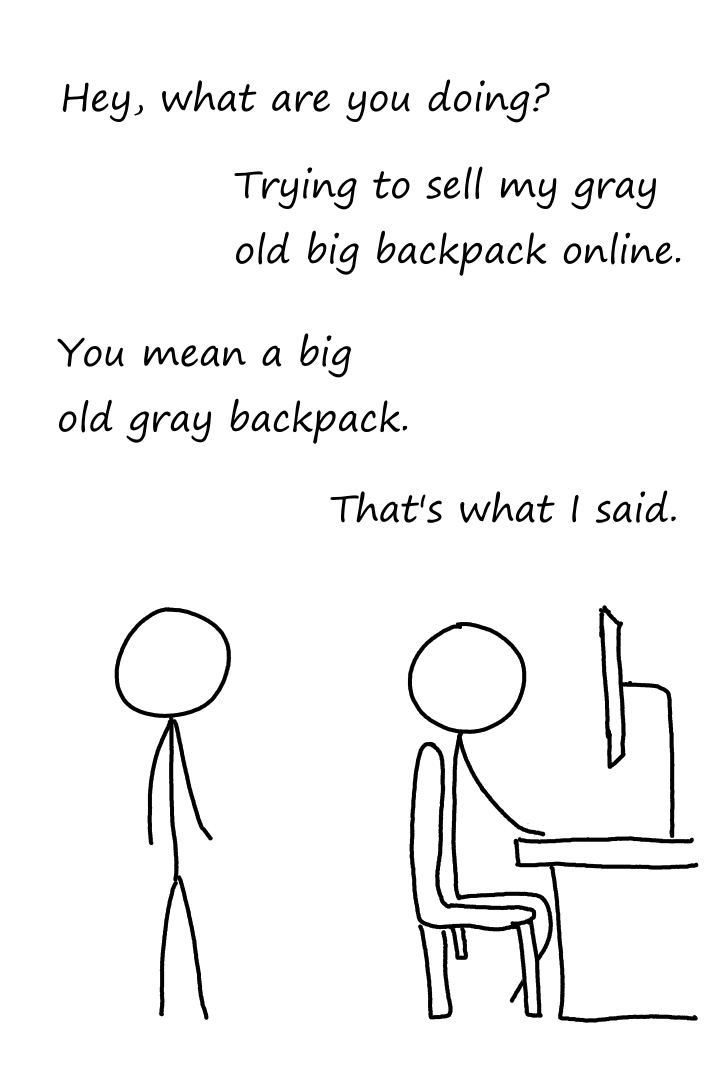
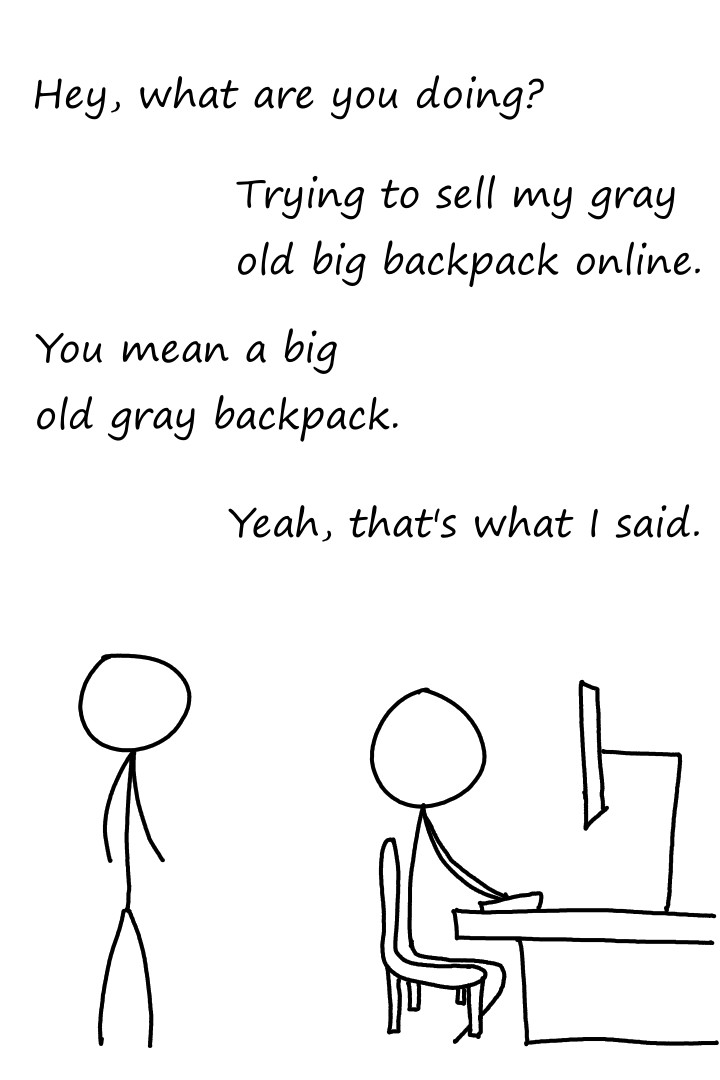
Before/after of a (720, 1080) layered artwork. What changed in the layer stack:
renamed "Computer" to "Paint Layer 1", painted on it over [78, 605, 719, 1048]
removed layer "Chair" over [375, 682, 567, 1047]
removed layer "Person 2" over [375, 622, 567, 1047]
removed layer "Person 1" over [35, 273, 570, 1041]
